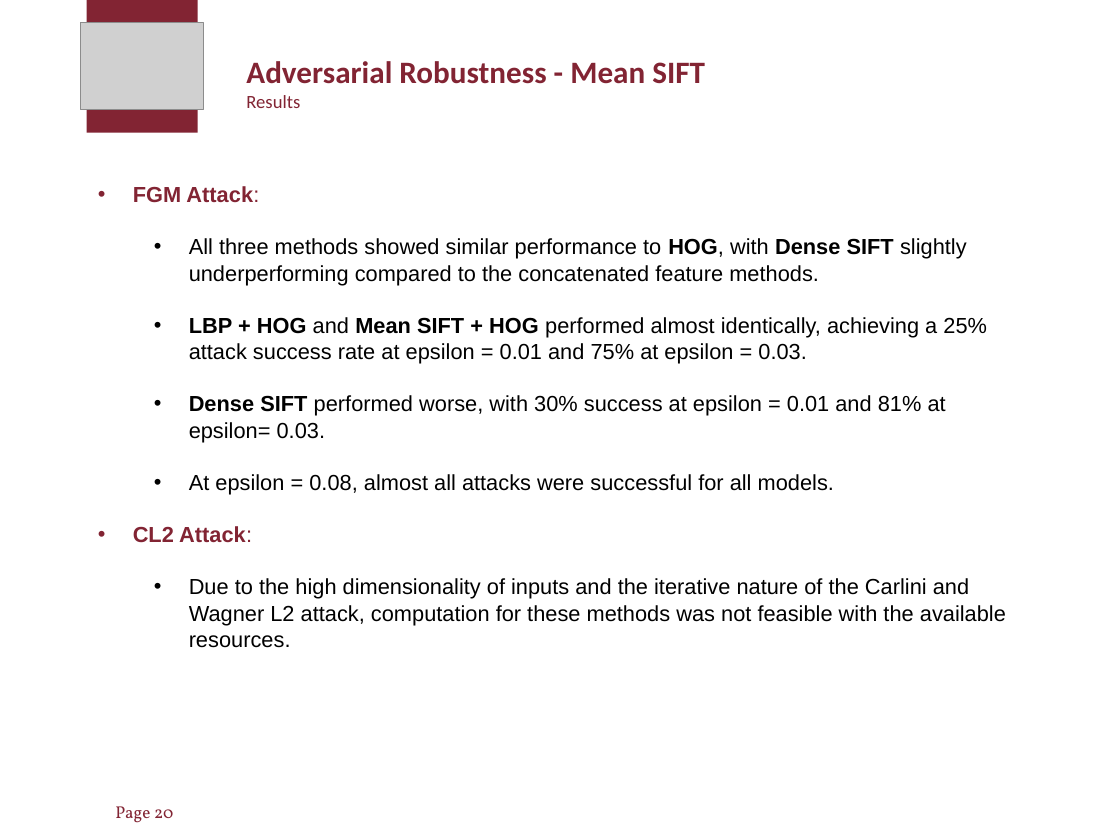
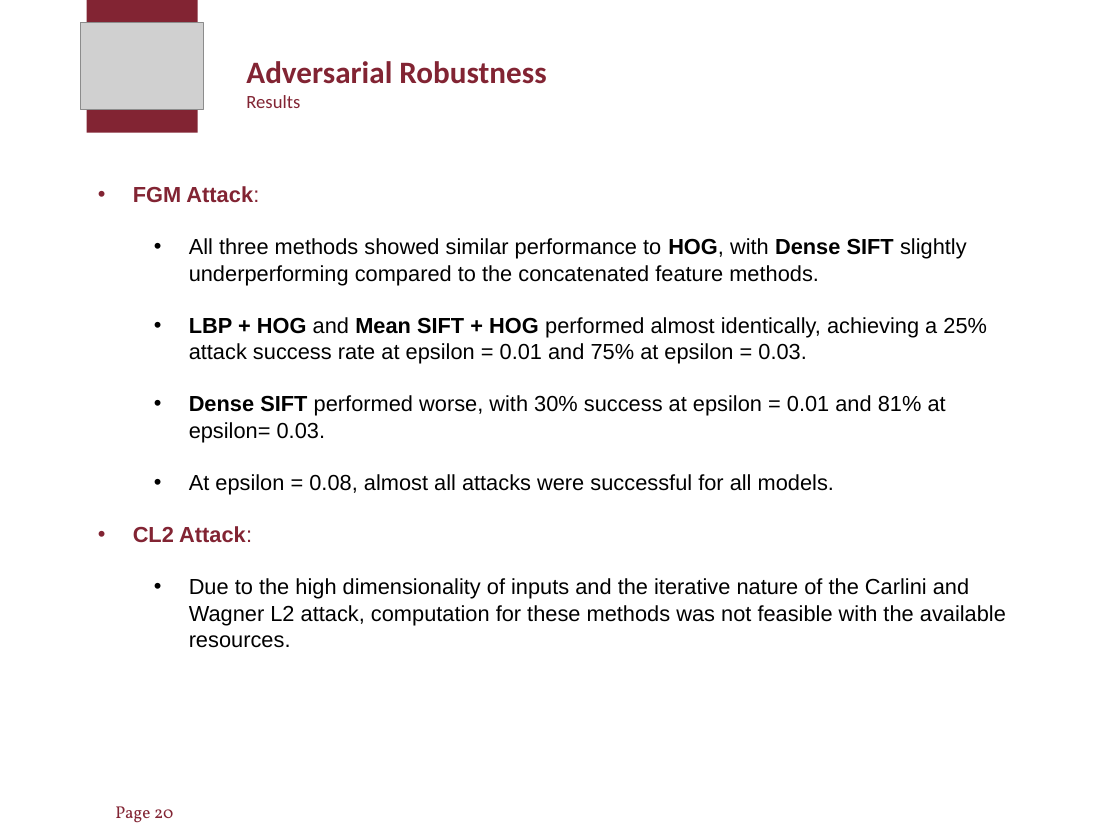
Before and after one commit to VittorioPisapia/ComputerVision-Project, a slide deck: slide 20 of presentation/presentation.pptx. Drawn at 1120x840 pixels with LibreOffice and Linux fonts; fonts in the diff are those of the drawing; grey boxes stand for pictures. Boxes give left, top, right and bottom in pixels: in the first picture for what was removed or moved away, otherwise in the second. Text is boxed around its words. In the diff, an @@ line names an element or a change of style, - is before the commit and + after.

Commit message:
presentation

```diff
--- a/presentation/presentation.pptx
+++ b/presentation/presentation.pptx
@@ text at bbox=[246, 61, 546, 84]: text changed @@
-Adversarial Robustness - Mean SIFT
+Adversarial Robustness
```
Also in this commit, not shown: 4 slides added, 2 other files.
